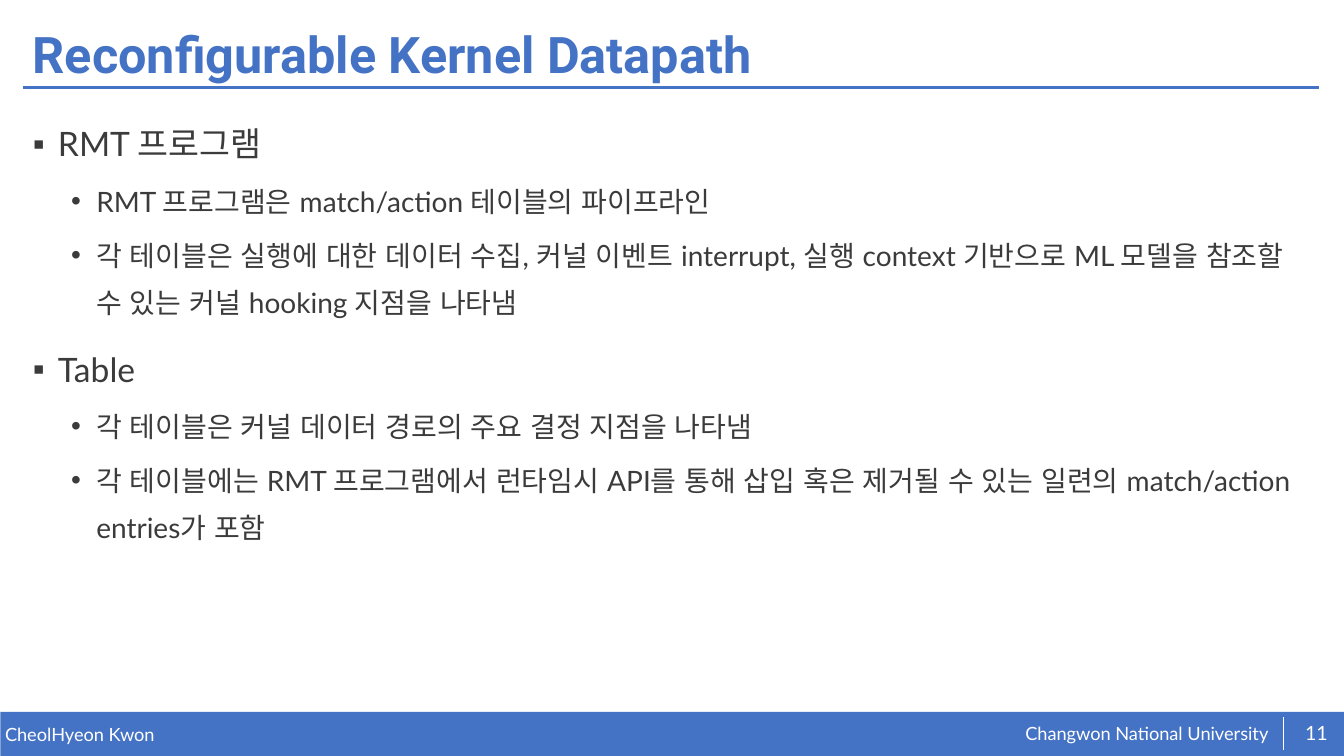
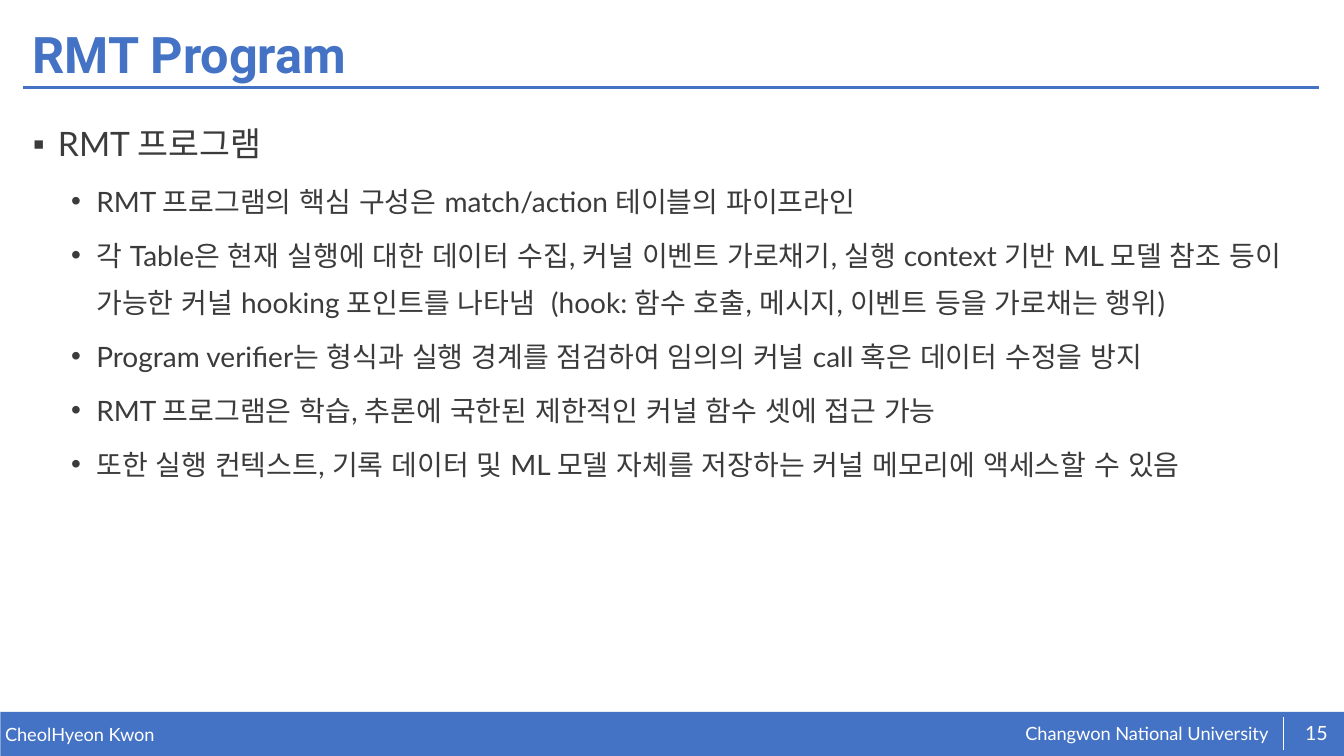
Before and after one commit to kkcchh9999/Studied_in_NOSLab, a slide deck: slide 15 of presentation/Toward Reconfigurable Kernel Datapaths with Learned Optimizations.pptx (slide 11 before the commit). Drawn at 1344x756 pixels with LibreOffice and Linux fonts; fonts in the diff are those of the drawing. Boxes give left, top, right and bottom in pixels: in the first picture for what was removed or moved away, otherwise in the second. Text is boxed around its words. In the diff, an @@ line names an element or a change of style, - is before the commit and + after.

```diff
--- a/presentation/Toward Reconfigurable Kernel Datapaths with Learned Optimizations.pptx
+++ b/presentation/Toward Reconfigurable Kernel Datapaths with Learned Optimizations.pptx
@@ title at [33,37,347,84]: text changed @@
-Reconfigurable Kernel Datapath
+RMT Program
@@ text at [96,189,1281,479]: text changed @@
-  • RMT 프로그램은 match/action 테이블의 파이프라인
-  • 각 테이블은 실행에 대한 데이터 수집, 커널 이벤트 interrupt, 실행 context 기반으로 ML 모델을 참조할 수 있는 커널 hooking 지점을 나타냄
-▪ Table
-  • 각 테이블은 커널 데이터 경로의 주요 결정 지점을 나타냄
-  • 각 테이블에는 RMT 프로그램에서 런타임시 API를 통해 삽입 혹은 제거될 수 있는 일련의 match/action entries가 포함
+  • RMT 프로그램의 핵심 구성은 match/action 테이블의 파이프라인
+  • 각 Table은 현재 실행에 대한 데이터 수집, 커널 이벤트 가로채기, 실행 context 기반 ML 모델 참조 등이 가능한 커널 hooking 포인트를 나타냄 (hook: 함수 호출, 메시지, 이벤트 등을 가로채는 행위)
+  • Program verifier는 형식과 실행 경계를 점검하여 임의의 커널 call 혹은 데이터 수정을 방지
+  • RMT 프로그램은 학습, 추론에 국한된 제한적인 커널 함수 셋에 접근 가능
+  • 또한 실행 컨텍스트, 기록 데이터 및 ML 모델 자체를 저장하는 커널 메모리에 액세스할 수 있음
@@ page number at [1305,726,1328,740]: text changed @@
-11
+15
```
Also in this commit, not shown: 9 other slides changed, 8 slides added.
